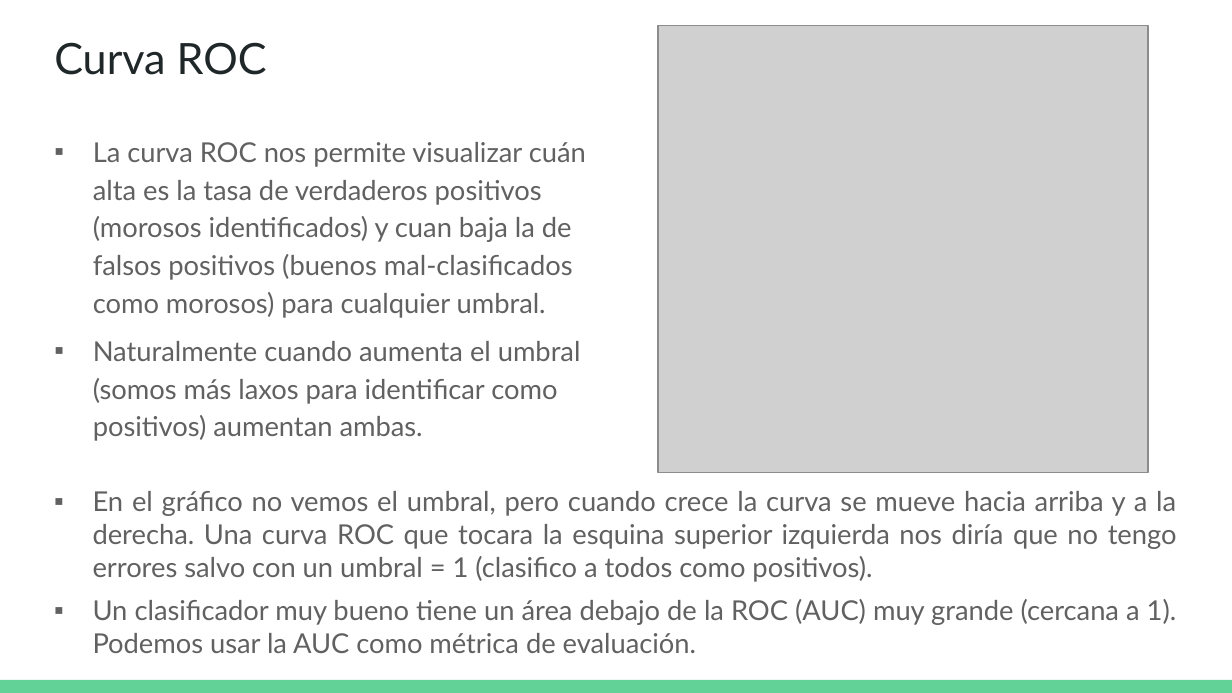
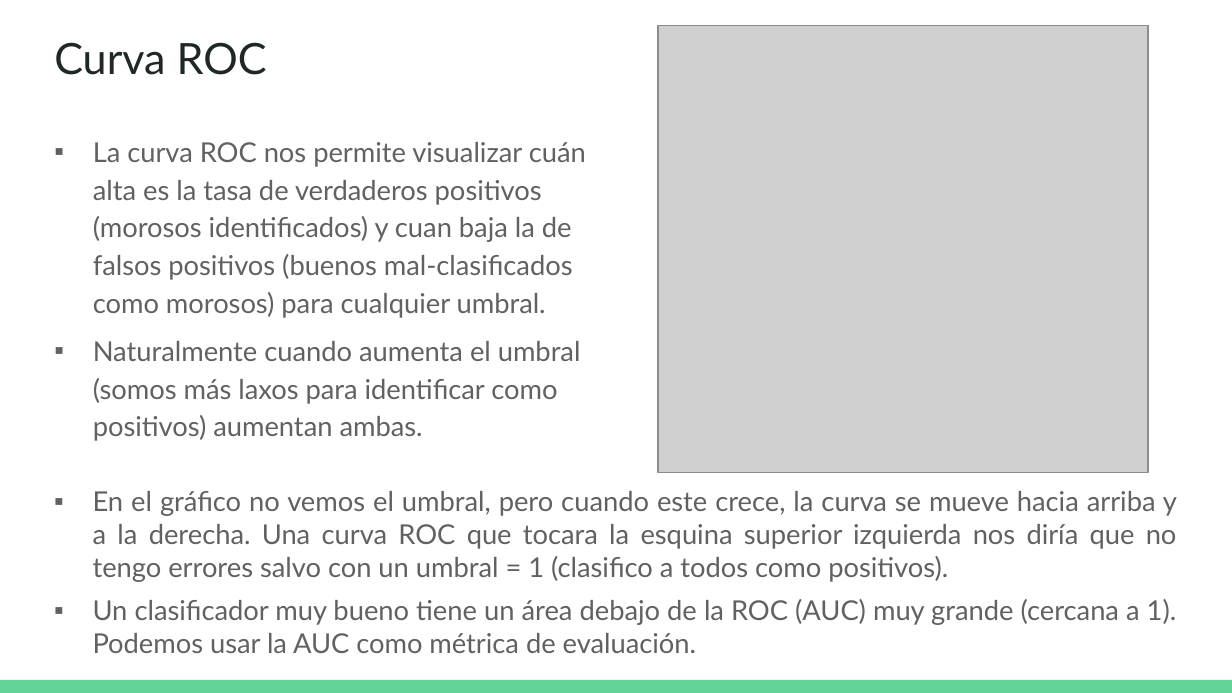
Before and after one commit to DCSCyHD/2023_modulo_3, a slide deck: slide 19 of clase4/teorica_4.pptx. Drawn at 1232x693 pixels with LibreOffice and Linux fonts; fonts in the diff are those of the drawing; grey boxes stand for pictures. Boxes give left, top, right and bottom in pixels: in the first picture for what was removed or moved away, otherwise in the second. Text is boxed around its words. In the diff, an @@ line names an element or a change of style, - is before the commit and + after.

```diff
--- a/clase4/teorica_4.pptx
+++ b/clase4/teorica_4.pptx
@@ text at (93,491,1177,582): text changed @@
-▪ En el gráfico no vemos el umbral, pero cuando crece la curva se mueve hacia arriba y a la derecha. Una curva ROC que tocara la esquina superior izquierda nos diría que no tengo errores salvo con un umbral = 1 (clasifico a todos como positivos).
+▪ En el gráfico no vemos el umbral, pero cuando este crece, la curva se mueve hacia arriba y a la derecha. Una curva ROC que tocara la esquina superior izquierda nos diría que no tengo errores salvo con un umbral = 1 (clasifico a todos como positivos).
```
Also in this commit, not shown: 5 other slides changed.
